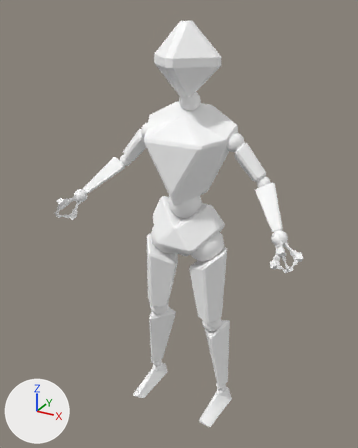
The Blender file assets/character.blend, before and after one commit.
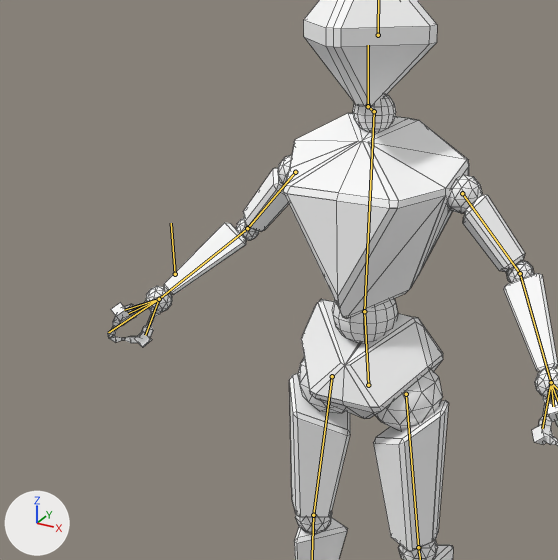
Each version is shown whole from a 50 mm camera at (1.16, -2.24, 2.25) aimed at (0.03, -0.18, 1.22), then close up on the part from 0% to 79% of the width and 10% to 73% of the height. The lights are fixed; the arrows at lower left show +X, +Y and +Z. The bones that bend it are drawn over the model as lines in the close-ups. The close-ups show mesh edges as thin lines.
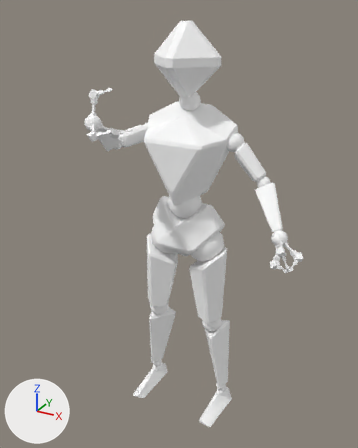
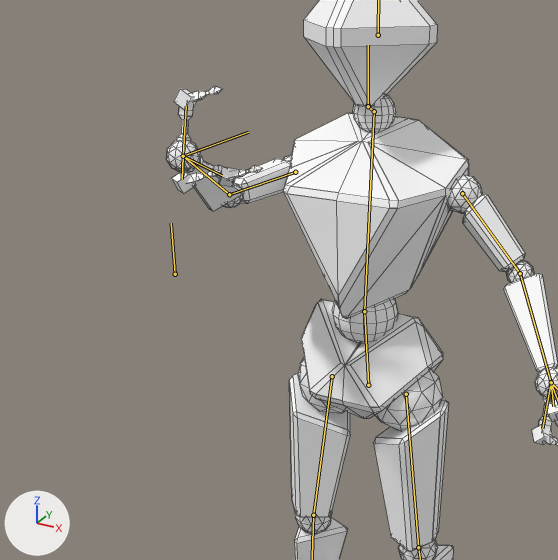
The newer file adds an action. The first version stands in its rest pose; the second is drawn at frame 58 of the action 'pickup'.

Location of each change, (x1, y1, x2, y2) in pixels of the close-ups (558 x 560 px):
'mesh', posed: before (108, 0, 558, 560); after (166, 0, 558, 560)
bone 'claw1.R', root to tip: before (159, 299) to (124, 310); after (183, 156) to (222, 175)
bone 'claw2.R', root to tip: before (159, 299) to (145, 335); after (183, 156) to (182, 179)
bone 'claw3.R', root to tip: before (159, 299) to (128, 313); after (183, 156) to (186, 106)

The edits, one by one:
Bone 'claw1.R' (bone_claw1_r) turns from (0, 0, 0) to (0, 0, -39) degrees about its own x, y and z.
Bone 'claw2.R' (bone_claw2_r) turns from (0, 0, 0) to (0, 0, -39) degrees about its own x, y and z.
Bone 'claw3.R' (bone_claw3_r) turns from (0, 0, 0) to (0, 0, -39) degrees about its own x, y and z.
Bone 'elbowIK.R' (bone_elbowik_r) moves from (0.0, 0.0, 0.0) to (0.053, -0.077, -0.033).
Bone 'handIK.R' (bone_handik_r) moves from (0.0, 0.0, 0.0) to (-0.47, -0.249, 0.422).
Bone 'handIK.R' (bone_handik_r) turns from (0, 0, 0) to (8, -116, 139) degrees about its own x, y and z.
